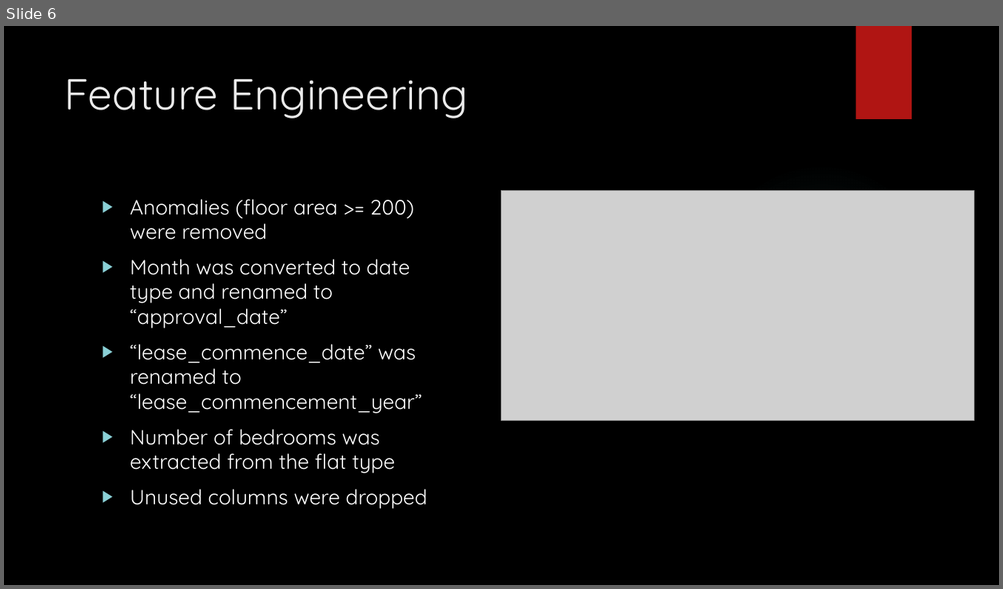
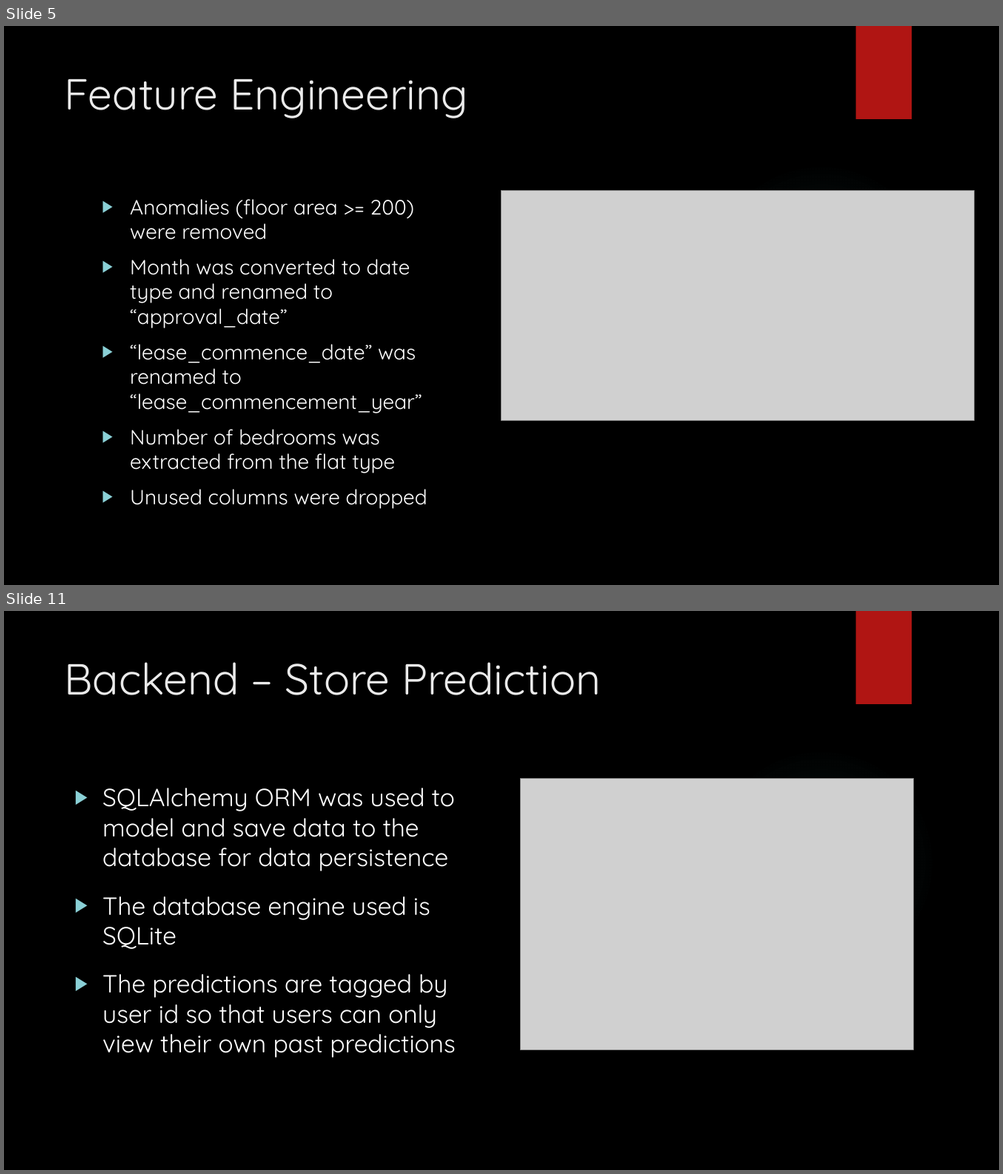
Before and after one commit to ethanolx/SG-Resale-Housing-py, a slide deck: doc/slides.pptx. Shown one above the other, each under a label of ours: slide 6 before the commit, slides 5 and 11 after it; the slides between them are not shown. The pictures are 1003x589 and 1003x1174 pixels, drawn with LibreOffice and Linux fonts; fonts in the diff are those of the drawing; grey boxes stand for pictures; background and template pictures are left out. Boxes give left, top, right and bottom in pixels: in the first picture for what was removed or moved away, otherwise in the second. Text is boxed around its words. In the diff, an @@ line names an element or a change of style, - is before the commit and + after.

```diff
--- a/doc/slides.pptx
+++ b/doc/slides.pptx
@@ slide 11 added at box(4, 611, 999, 1170), background picture (left out); not listed: 2 template elements that a slide beside it also shows @@
@@ title added at box(64, 662, 600, 695), 42 pt, text #EBEBEB @@
+Backend – Store Prediction
@@ text added at box(102, 788, 455, 1058), 24 pt, text #FFFFFF @@
+▶ SQLAlchemy ORM was used to model and save data to the database for data persistence
+▶ The database engine used is SQLite
+▶ The predictions are tagged by user id so that users can only view their own past predictions
@@ picture added at box(521, 778, 913, 1050) @@
@@ what was slide 6 is now slide 5 @@
```
Also in this commit, not shown: 3 slides changed, 12 other slides added, 15 slides removed, 1 other file.
